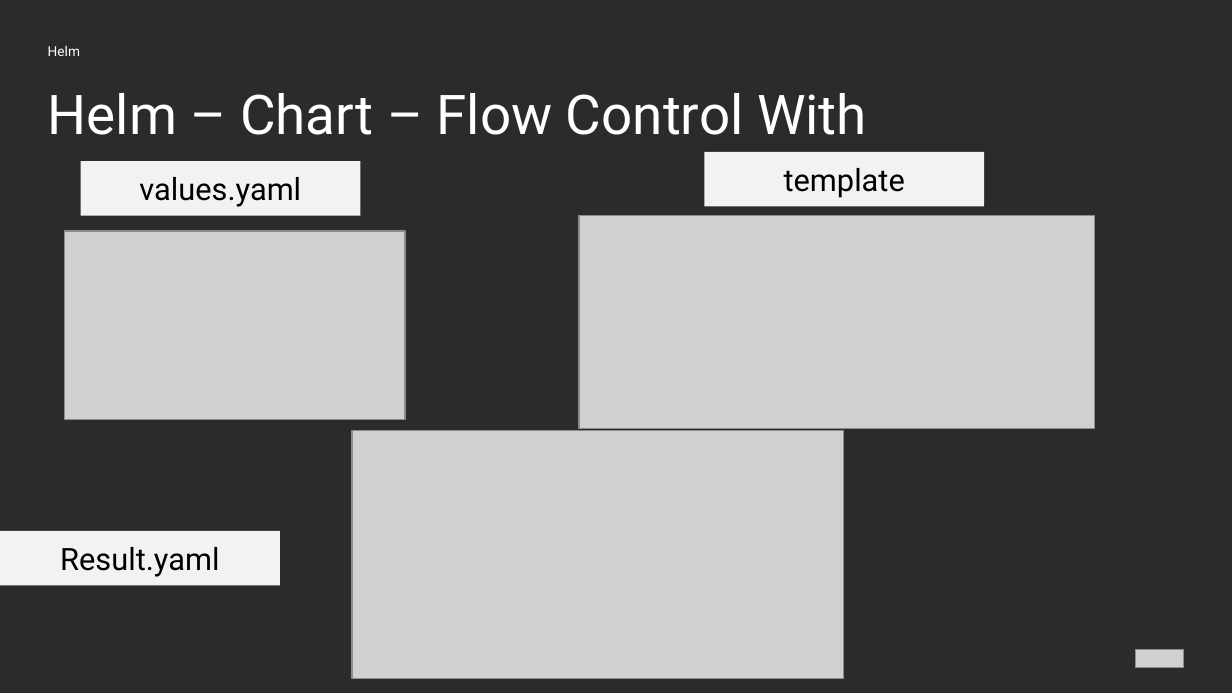
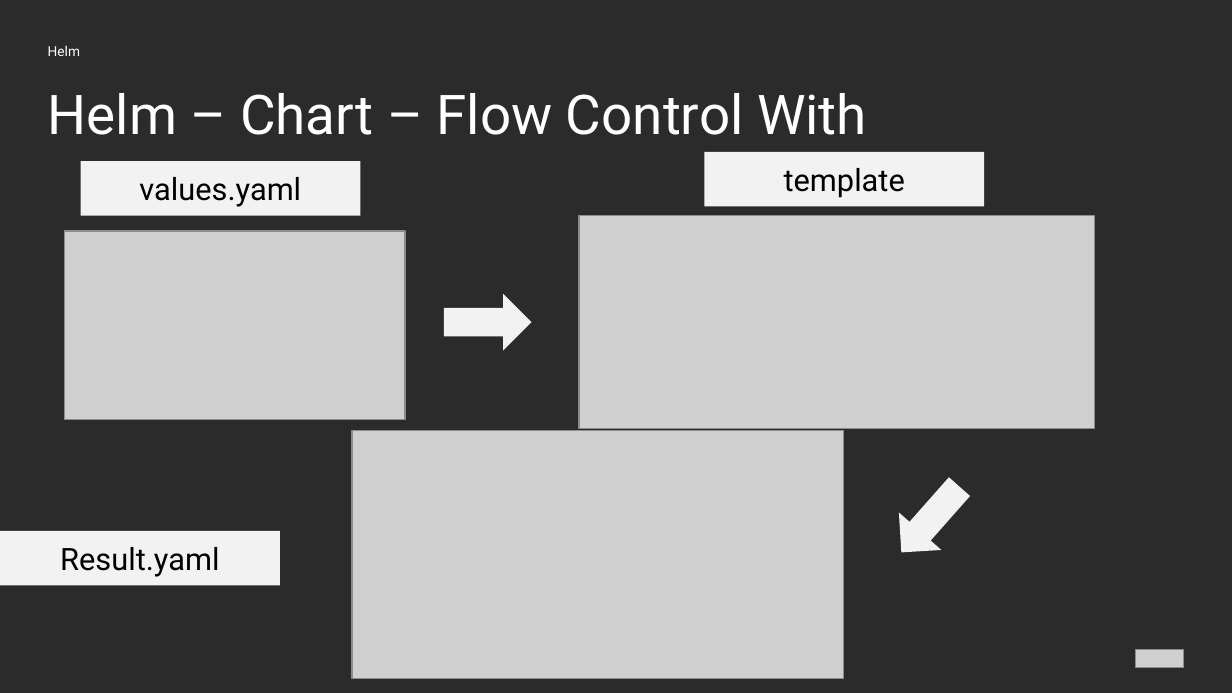
Before and after one commit to Hassel93/helm_course, a slide deck: slide 13 of presentations/02_02_Functions.pptx. Drawn at 1232x693 pixels with LibreOffice and Linux fonts; fonts in the diff are those of the drawing; grey boxes stand for pictures; background and template pictures are left out; a plain dark background stands for a picture behind light text. Boxes give left, top, right and bottom in pixels: in the first picture for what was removed or moved away, otherwise in the second. Text is boxed around its words. In the diff, an @@ line names an element or a change of style, - is before the commit and + after.

```diff
--- a/presentations/02_02_Functions.pptx
+++ b/presentations/02_02_Functions.pptx
@@ left arrow added at (444, 293, 531, 350), fill #F2F2F2 @@
@@ left arrow added at (881, 468, 981, 571), fill #F2F2F2 @@
```
Also in this commit, not shown: 2 other slides changed, 5 slides removed, 44 other files.
